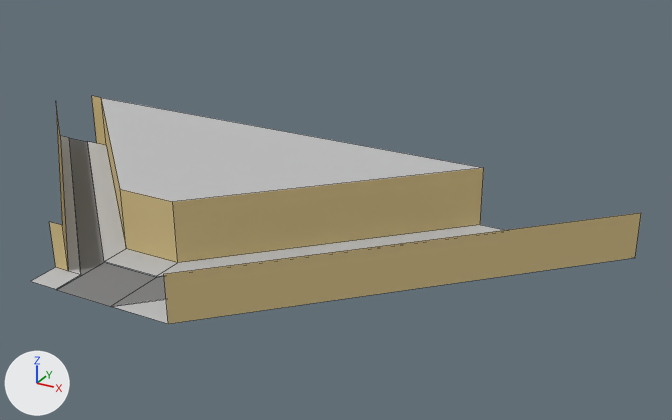
Renders of the Blender file assets/models/districts/estepa/capitan_moreno.blend from each side of a commit.
Rendered twice from a 50 mm camera at (69.2, -74.9, 51.1) aimed at (17.6, 19.0, 4.2). The lights are fixed; the arrows at lower left show +X, +Y and +Z. The older version comes first. Mesh edges are drawn as thin lines. The same objects are shown in both versions, whatever each file hides. Objects named as collision shapes, trigger or cutter boxes, shadow casters or lower levels of detail are left out.

Names of what the first picture shows: 'Plane-colonly'.
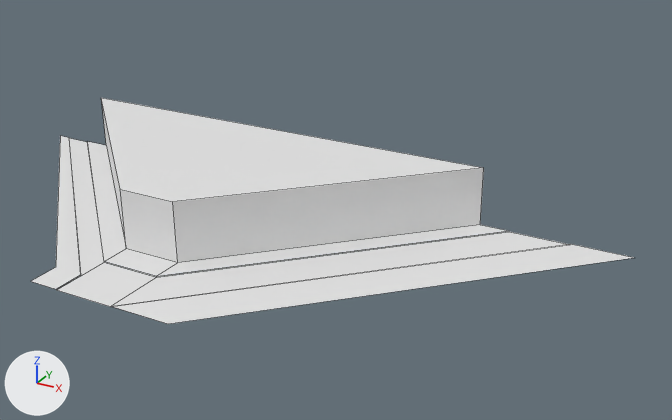
What differs and where, as boxes [x1, y1, x2, y2] in the pictures (672 x 420 px):
'Plane-colonly', reshaped: before [31, 96, 641, 324]; after [31, 98, 634, 324]
part 1 of me_plane_004, cut back: before [31, 96, 106, 289]; after [31, 136, 81, 289]
part 2 of me_plane_004, deleted (yellow): before [164, 213, 641, 324]
part 3 of me_plane_004, recoloured (light grey to white): before [87, 98, 502, 324]; after [87, 98, 634, 324]
part 4 of me_plane_004, recoloured (grey to white): before [57, 138, 166, 307]; after [57, 138, 566, 307]
part 5 of me_plane_004, recoloured (yellow to white): [101, 99, 484, 263] in both

What changed in the scene script:
```text
Change me_plane_004:
    used by ob_plane_colonly; location = (0.0, 0.0, 0.0)
    verts and faces of me_plane_004; kept vertices keep their numbers, new ones are numbered from 39
    before: 0 (-32.0, 32.0, 0.1) at pixel (106, 145), 10 (-32.0, 32.0, 8.1) at pixel (101, 97), 24 (-4.0, -4.0, 0.1) at pixel (80, 274), 25 (-40.0, 32.0, 0.1) at pixel (69, 137), 26 (-42.0, 32.0, 0.1) at pixel (60, 135)
    before: 27 (-6.0, -4.0, 0.1) at pixel (68, 271), 30 (-42.0, 32.0, 6.1), 31 (-6.0, -4.0, 6.1) at pixel (62, 225), 33 (-8.0, -4.0, 0.1) at pixel (55, 267), 34 (-8.0, -8.0, 0.1) at pixel (30, 281)
    before: 35 (-4.0, -8.0, 0.1) at pixel (56, 289), 36 (-8.0, -4.0, 6.1) at pixel (49, 221), 37 (-34.0, 32.0, 0.1) at pixel (96, 143), 38 (-34.0, 32.0, 8.1) at pixel (91, 95)
    before: 22 (12.0, -8.0, 0.1) at pixel (168, 323), 23 (52.0, 32.0, 0.1) at pixel (635, 257), 28 (12.0, -8.0, 6.1) at pixel (163, 273), 29 (52.0, 32.0, 6.1) at pixel (641, 212)
    remove me_plane_004.from_pydata(...)  # 39 vertices, 17 faces; spans x -42.0..52.0, y -8.0..32.0, z 0.0..8.1
    add me_plane_004.from_pydata(...)  # 31 vertices, 12 faces; spans x -42.0..52.0, y -8.0..32.0, z 0.0..8.1
    me_plane_004 part 1
    add delete_vertices([27, 30, 31, 36, 37, 38])  # with the faces that use them
    add faces += [(24, 25, 26, 33, 34, 35)]
    me_plane_004 part 2
    add delete_vertices([28, 29])  # with the faces that use them
    me_plane_004 part 3: 5 faces spanning x -36.0..52.0, y -8.0..32.0, z 0.1..8.1 switch from mat_grey (light grey #bfbfbf) to no material
    me_plane_004 part 4: 3 faces spanning x -40.0..44.0, y -8.0..32.0, z 0.0 switch from mat_road (grey #808080) to no material
    me_plane_004 part 5: 3 faces spanning x -32.0..32.0, y 4.0..32.0, z 0.1..8.1 switch from mat_yellowish (yellow #d8c28a) to no material
```
